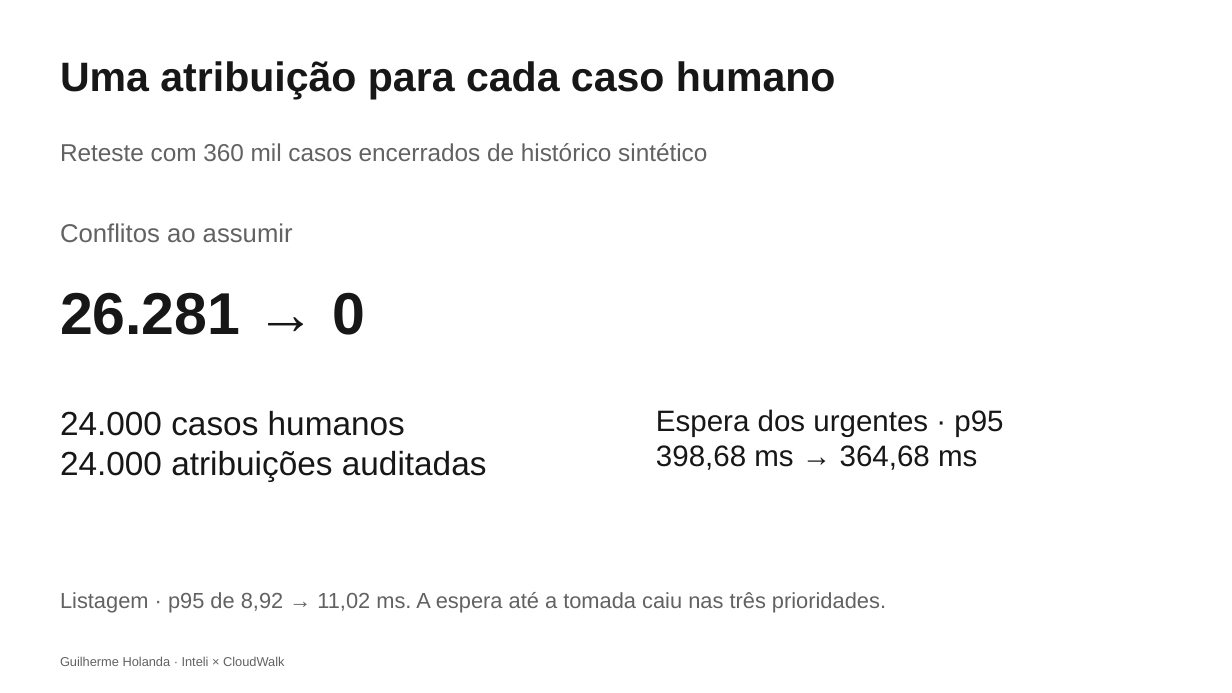
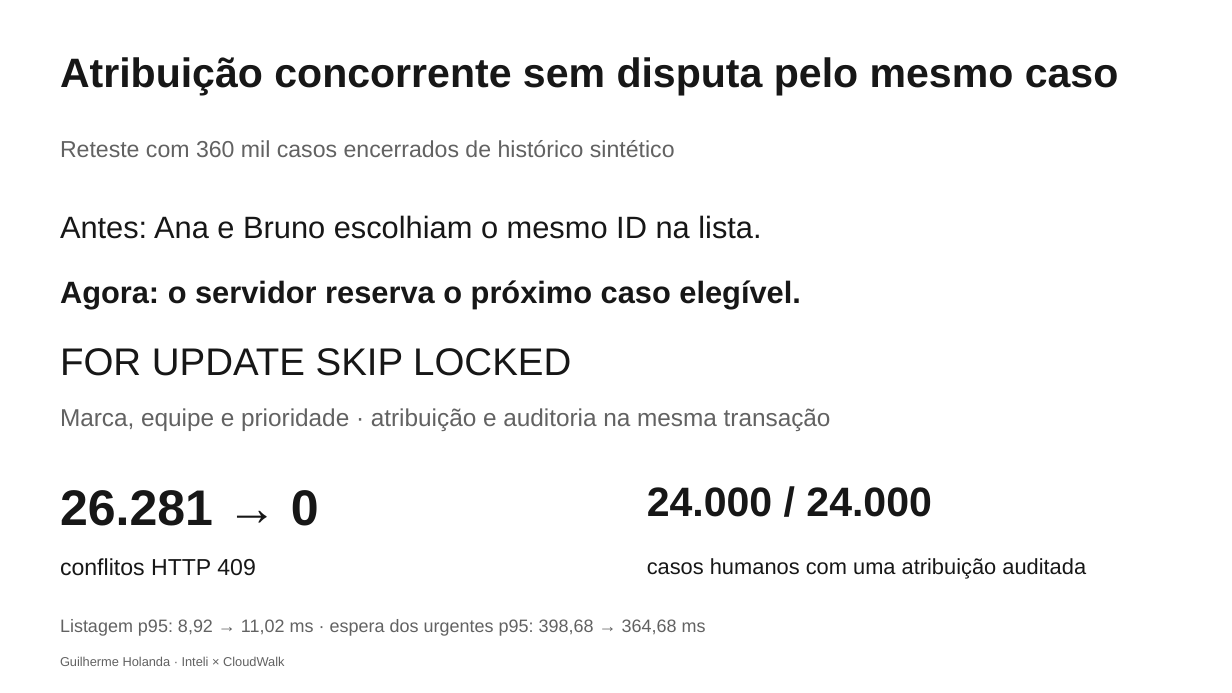
Before and after one commit to Gui0206/case-cloudwalk, a slide deck: slide 6 of Central-HelpDesk-Banca.pptx. Drawn at 1232x693 pixels with LibreOffice and Linux fonts; fonts in the diff are those of the drawing. Boxes give left, top, right and bottom in pixels: in the first picture for what was removed or moved away, otherwise in the second. Text is boxed around its words. In the diff, an @@ line names an element or a change of style, - is before the commit and + after.

```diff
--- a/Central-HelpDesk-Banca.pptx
+++ b/Central-HelpDesk-Banca.pptx
@@ text at (x1=60, y1=57, x2=1119, y2=95): text changed @@
-Uma atribuição para cada caso humano
+Atribuição concorrente sem disputa pelo mesmo caso
@@ text "Reteste com 360 mil casos ..." at (x1=60, y1=140, x2=675, y2=157): size 19 to 18 pt @@
@@ text removed at (x1=60, y1=223, x2=293, y2=242) @@
-Conflitos ao assumir
@@ text added at (x1=60, y1=215, x2=761, y2=239), 24 pt, text #171717 @@
+Antes: Ana e Bruno escolhiam o mesmo ID na lista.
@@ text added at (x1=60, y1=280, x2=800, y2=308), 24 pt, text #171717, bold @@
+Agora: o servidor reserva o próximo caso elegível.
@@ text added at (x1=60, y1=348, x2=571, y2=376), 30 pt, text #171717 @@
+FOR UPDATE SKIP LOCKED
@@ text added at (x1=60, y1=408, x2=831, y2=431), 19 pt, text #626262 @@
+Marca, equipe e prioridade · atribuição e auditoria na mesma transação
@@ text removed at (x1=656, y1=409, x2=1003, y2=470) @@
-Espera dos urgentes · p95
-398,68 ms → 364,68 ms
@@ text "26.281 → 0" moved from (x1=60, y1=292, x2=365, y2=335) to (x1=60, y1=490, x2=319, y2=526) @@
@@ text "26.281 → 0" at (x1=60, y1=490, x2=319, y2=526): size 46 to 39 pt @@
@@ text at (x1=647, y1=487, x2=932, y2=517): text changed; size 26 to 32 pt; bold on @@
-24.000 casos humanos
-24.000 atribuições auditadas
+24.000 / 24.000
@@ text added at (x1=60, y1=558, x2=256, y2=576), 18 pt, text #171717 @@
+conflitos HTTP 409
@@ text added at (x1=647, y1=558, x2=1086, y2=579), 17 pt, text #171717 @@
+casos humanos com uma atribuição auditada
@@ text at (x1=60, y1=619, x2=706, y2=636): text changed; size 17 to 14 pt @@
-Listagem · p95 de 8,92 → 11,02 ms. A espera até a tomada caiu nas três prioridades.
+Listagem p95: 8,92 → 11,02 ms · espera dos urgentes p95: 398,68 → 364,68 ms
```
Also in this commit, not shown: 3 other slides changed, 1 slide added, 1 slide removed, 1 other file.
